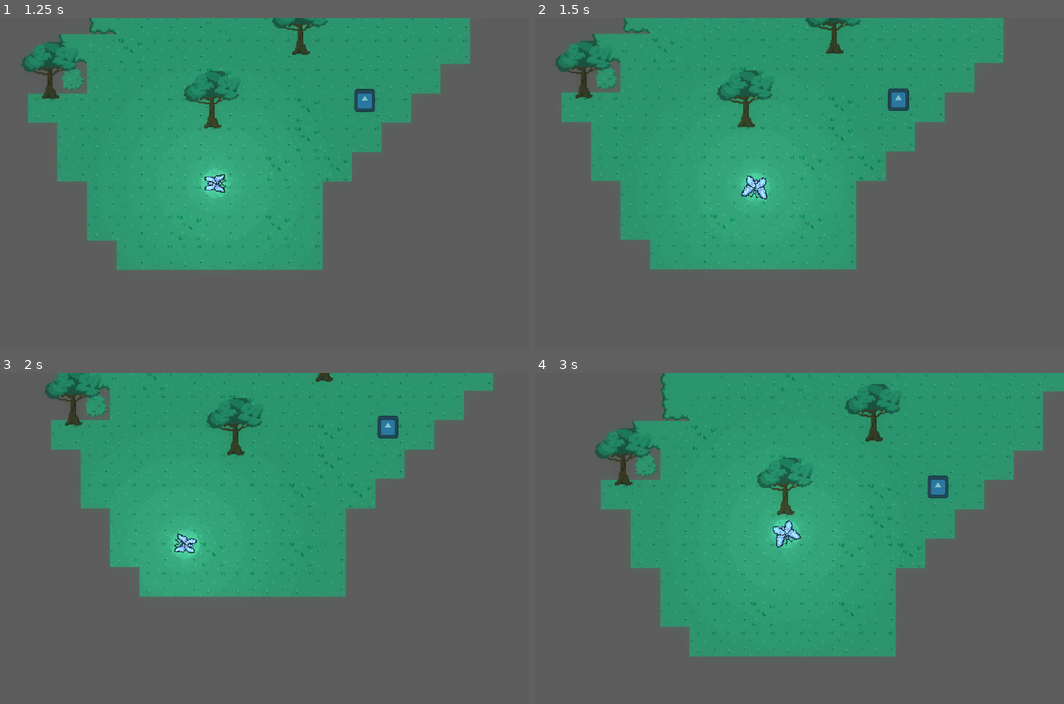
Above: before the commit, frames 1-4 (two rows, left to right).
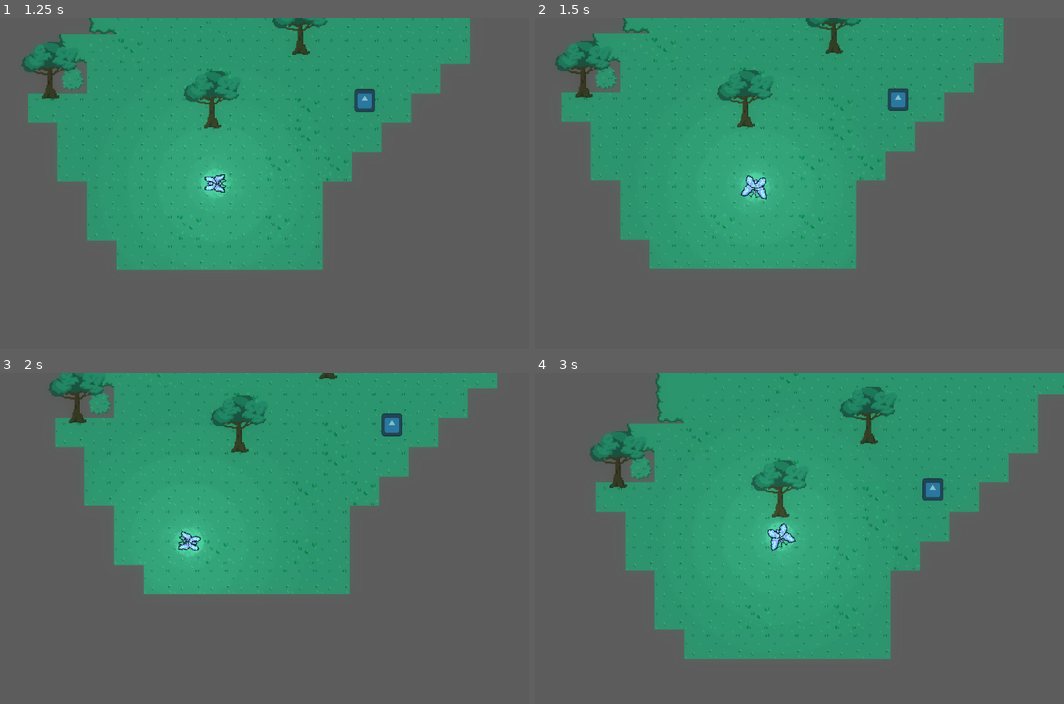
Above: after the commit, the same moments.

Repository: Zaiyai/ButterflyGame
Game: Godot game, scene res://level/world.tscn
The game is run twice, just before and just after one commit, with the same random seed, the same clock (stepped at 60 frames per second) and the same inputs. The engine's default icon, where the game draws it, is replaced by a stand-in: a white triangle on a blue panel in a dark square.
Inputs (mouse positions are in pixels of both pictures, inside the frame that each line leads up to):
- Up to frame 1 (1.25 s): tap Enter at 0.5 s; move the mouse to (365, 166) at 0.52 s; click (365, 166) at 0.6 s
- Up to frame 2 (1.5 s): tap Space at 1.25 s; move the mouse to (651, 200) at 1.27 s; click (651, 200) at 1.35 s
- Up to frame 3 (2 s): no input
- Up to frame 4 (3 s): move the mouse to (825, 465) at 2.02 s; click (825, 465) at 2.1 s; move the mouse to (741, 604) at 2.77 s; click (741, 604) at 2.85 s

Frame 1 is identical in both runs. In frame 2, 0.8% of the frame differs, in the area x 3-89%, y 0-76%; in frame 3, 4.5%; in frame 4, 6.5%, in the area x 10-100%, y 0-87%.

Commit message:
working animation to dialogue cutscenes

Diff:
--- a/cutscenes/cut_scene.gd
+++ b/cutscenes/cut_scene.gd
@@ -6,8 +6,16 @@
 
 var _type := Type.DIALOGUE
 var _dialogue_entries: DialogueEntry
+var can_end := false
+var cutscene_ongoing := false
 signal cutscene_switch
 signal cutscene_end
+signal cutscene_exit
+
+@onready var textLabel : Label = $Label
+@onready var timer : Timer = $Timer
+@onready var labelTimer : Timer = $Label/Timer
+@onready var animation : AnimationPlayer = $AnimationPlayer
 
 @export var type: Type:
 	get:
@@ -42,37 +50,35 @@
 		return true
 	return false
 
-func show_dialogue():
-	$dialogueFade.play("fade_in")
-func hide_dialogue():
-	$dialogueFade.play("fade_out")
-
 @onready var camera = get_parent().get_node("Player/Camera2D")
 
 func _on_body_entered(body: Node2D) -> void:
 	if body.is_in_group("player"):
 		if type == Type.DIALOGUE:
+			cutscene_ongoing = true
+			emit_signal("cutscene_switch", _dialogue_entries)
 
-			show_dialogue.call()
+			animation.play("fadeIn")
 
-			camera.zoom = Vector2.ONE
-			camera.global_position = _dialogue_entries.position
+			labelTimer.wait_time = _dialogue_entries.duration - 1.00
 
-			emit_signal("cutscene_switch")
-
-			var textLabel = Label.new()
-			add_child(textLabel)
 			textLabel.text = _dialogue_entries.text
 			textLabel.global_position = _dialogue_entries.position
 
-			var textduration = Timer.new()
-			add_child(textduration)
-			textduration.one_shot = true
-			textduration.wait_time = _dialogue_entries.duration
-			textduration.start()
+			timer.wait_time = _dialogue_entries.duration
+			timer.start()
 
-			if textduration.is_stopped() == true:
-				print("Timer has stopped")
-				if Input.is_action_just_pressed("left click"):
-					emit_signal("cutscene_end")
-					hide_dialogue.call()
+func _process(_delta: float) -> void:
+	if cutscene_ongoing and timer.is_stopped() and Input.is_action_just_pressed("left_click"):
+		cutscene_ongoing = false
+		emit_signal("cutscene_exit")
+
+func _on_timer_timeout() -> void:
+	emit_signal("cutscene_end")
+
+func _on_label_timer_timeout() -> void:
+	animation.play("fadeOut")
+
+func _on_animation_finished(anim_name: StringName) -> void:
+	if anim_name == "fadeIn":
+		labelTimer.start()
--- a/cutscenes/cut_scene.tscn
+++ b/cutscenes/cut_scene.tscn
@@ -1,11 +1,6 @@
 [gd_scene format=3 uid="uid://b4h18pbu8rv7n"]
 
 [ext_resource type="Script" uid="uid://b67d02l7pgkm3" path="res://cutscenes/cut_scene.gd" id="1_34lru"]
-[ext_resource type="Script" uid="uid://dc80ok1i611m0" path="res://cutscenes/dialogue_entry.gd" id="2_i6ikx"]
-
-[sub_resource type="Resource" id="Resource_bxpg1"]
-script = ExtResource("2_i6ikx")
-metadata/_custom_type_script = "uid://dc80ok1i611m0"
 
 [sub_resource type="CapsuleShape2D" id="CapsuleShape2D_fq6my"]
 radius = 55.061935
@@ -13,9 +8,63 @@
 
 [sub_resource type="LabelSettings" id="LabelSettings_i6ikx"]
 
+[sub_resource type="Animation" id="Animation_34lru"]
+length = 0.001
+tracks/0/type = "value"
+tracks/0/imported = false
+tracks/0/enabled = true
+tracks/0/path = NodePath("Label:modulate")
+tracks/0/interp = 1
+tracks/0/loop_wrap = true
+tracks/0/keys = {
+"times": PackedFloat32Array(0),
+"transitions": PackedFloat32Array(1),
+"update": 0,
+"values": [Color(1, 1, 1, 1)]
+}
+
+[sub_resource type="Animation" id="Animation_i6ikx"]
+resource_name = "fadeIn"
+length = 0.5
+tracks/0/type = "value"
+tracks/0/imported = false
+tracks/0/enabled = true
+tracks/0/path = NodePath("Label:modulate")
+tracks/0/interp = 1
+tracks/0/loop_wrap = true
+tracks/0/keys = {
+"times": PackedFloat32Array(0, 0.5),
+"transitions": PackedFloat32Array(1, 1),
+"update": 0,
+"values": [Color(1, 1, 1, 0), Color(1, 1, 1, 1)]
+}
+
+[sub_resource type="Animation" id="Animation_bxpg1"]
+resource_name = "fadeOut"
+length = 0.5
+tracks/0/type = "value"
+tracks/0/imported = false
+tracks/0/enabled = true
+tracks/0/path = NodePath("Label:modulate")
+tracks/0/interp = 1
+tracks/0/loop_wrap = true
+tracks/0/keys = {
+"times": PackedFloat32Array(0, 0.5),
+"transitions": PackedFloat32Array(1, 1),
+"update": 0,
+"values": [Color(1, 1, 1, 1), Color(1, 1, 1, 0)]
+}
+
+[sub_resource type="AnimationLibrary" id="AnimationLibrary_bxpg1"]
+_data = {
+&"RESET": SubResource("Animation_34lru"),
+&"fadeIn": SubResource("Animation_i6ikx"),
+&"fadeOut": SubResource("Animation_bxpg1")
+}
+
 [node name="CutScene" type="Area2D" unique_id=146410709]
 script = ExtResource("1_34lru")
-dialogue = SubResource("Resource_bxpg1")
+dialogue = null
 
 [node name="CollisionShape2D" type="CollisionShape2D" parent="." unique_id=1234230346]
 rotation = -1.567686
@@ -25,3 +74,16 @@
 offset_right = 40.0
 offset_bottom = 23.0
 label_settings = SubResource("LabelSettings_i6ikx")
+
+[node name="Timer" type="Timer" parent="Label" unique_id=1504997194]
+one_shot = true
+
+[node name="Timer" type="Timer" parent="." unique_id=828164994]
+one_shot = true
+
+[node name="AnimationPlayer" type="AnimationPlayer" parent="." unique_id=345054297]
+libraries/ = SubResource("AnimationLibrary_bxpg1")
+
+[connection signal="timeout" from="Label/Timer" to="." method="_on_label_timer_timeout"]
+[connection signal="timeout" from="Timer" to="." method="_on_timer_timeout"]
+[connection signal="animation_finished" from="AnimationPlayer" to="." method="_on_animation_finished"]
--- a/cutscenes/dialogue_entry.gd
+++ b/cutscenes/dialogue_entry.gd
@@ -3,4 +3,4 @@
 
 @export var text: String
 @export var position: Vector2
-@export var duration: int = 1
+@export var duration: float = 1.00
--- a/level/world.tscn
+++ b/level/world.tscn
@@ -360,58 +360,6 @@
 duration = 2
 metadata/_custom_type_script = "uid://dc80ok1i611m0"
 
-[sub_resource type="Animation" id="Animation_njrq0"]
-length = 0.001
-tracks/0/type = "value"
-tracks/0/imported = false
-tracks/0/enabled = true
-tracks/0/path = NodePath("CutScene:modulate")
-tracks/0/interp = 1
-tracks/0/loop_wrap = true
-tracks/0/keys = {
-"times": PackedFloat32Array(0),
-"transitions": PackedFloat32Array(1),
-"update": 0,
-"values": [Color(1, 1, 1, 1)]
-}
-
-[sub_resource type="Animation" id="Animation_1jcqx"]
-resource_name = "fade_in"
-tracks/0/type = "value"
-tracks/0/imported = false
-tracks/0/enabled = true
-tracks/0/path = NodePath("CutScene:modulate")
-tracks/0/interp = 1
-tracks/0/loop_wrap = true
-tracks/0/keys = {
-"times": PackedFloat32Array(0, 0.5),
-"transitions": PackedFloat32Array(1, 1),
-"update": 0,
-"values": [Color(1, 1, 1, 0), Color(1, 1, 1, 1)]
-}
-
-[sub_resource type="Animation" id="Animation_kbmj6"]
-resource_name = "fade_out"
-tracks/0/type = "value"
-tracks/0/imported = false
-tracks/0/enabled = true
-tracks/0/path = NodePath("CutScene:modulate")
-tracks/0/interp = 1
-tracks/0/loop_wrap = true
-tracks/0/keys = {
-"times": PackedFloat32Array(0, 0.5),
-"transitions": PackedFloat32Array(1, 1),
-"update": 0,
-"values": [Color(1, 1, 1, 1), Color(1, 1, 1, 0)]
-}
-
-[sub_resource type="AnimationLibrary" id="AnimationLibrary_y8oei"]
-_data = {
-&"RESET": SubResource("Animation_njrq0"),
-&"fade_in": SubResource("Animation_1jcqx"),
-&"fade_out": SubResource("Animation_kbmj6")
-}
-
 [node name="World" type="Node2D" unique_id=1756987506]
 position = Vector2(3, -3)
 
@@ -461,12 +409,9 @@
 position = Vector2(568, -271)
 dialogue = SubResource("Resource_1jcqx")
 
-[node name="dialogueFade" type="AnimationPlayer" parent="CutScene" unique_id=1139218520]
-root_node = NodePath("../..")
-libraries/ = SubResource("AnimationLibrary_y8oei")
-
 [connection signal="body_entered" from="cameraZoomArea" to="Player" method="_on_camera_zoom_area_body_entered"]
 [connection signal="body_exited" from="cameraZoomArea" to="Player" method="_on_camera_zoom_area_body_exited"]
 [connection signal="body_entered" from="CutScene" to="CutScene" method="_on_body_entered"]
-[connection signal="cutscene_end" from="CutScene" to="Player" method="_on_cut_scene_cutscene_end"]
-[connection signal="cutscene_switch" from="CutScene" to="Player" method="_on_cut_scene_cutscene_switch"]
+[connection signal="cutscene_end" from="CutScene" to="Player" method="_on_cut_scene_end"]
+[connection signal="cutscene_exit" from="CutScene" to="Player" method="_on_cut_scene_exit"]
+[connection signal="cutscene_switch" from="CutScene" to="Player" method="_on_cut_scene_switch"]
--- a/player/player.gd
+++ b/player/player.gd
@@ -23,17 +23,27 @@
 @onready var animation_tree = $AnimationTree
 @onready var state_machine = animation_tree.get("parameters/playback")
 
-# Tilemap layer
+# Children
 @onready var grassLayer : TileMapLayer = get_parent().get_node("Grass")
+@onready var camera : Camera2D = $Camera2D
+@onready var camera_label : Label = $Camera2D/Label
 
 var can_move: bool = true
 
 #Cutscene check
-func _on_cut_scene_cutscene_end() -> void:
-	can_move = can_move
+func _on_cut_scene_end() -> void:
+	camera_label.visible = true
 
-func _on_cut_scene_cutscene_switch() -> void:
-	can_move = !can_move
+func _on_cut_scene_exit() -> void:
+	camera_label.visible = false
+	can_move = true
+	camera.zoom = zoomDefault
+	camera.position = Vector2.ZERO
+
+func _on_cut_scene_switch(dialogueEntry: DialogueEntry) -> void:
+	can_move = false
+	camera.zoom = Vector2.ONE
+	camera.global_position = dialogueEntry.position
 
 # Mouse Position Check
 func _ready():
@@ -42,42 +52,44 @@
 func _physics_process(delta):
 	var forwardFace: Vector2 = Vector2.RIGHT.rotated(rotation)
 
-#Player Control
-	if can_move:
-		# Mouse Position Check and Turn
-		if Input.is_action_just_pressed("left click"):
-			var initialClickPosition = get_global_mouse_position()
+	# Mouse Position Check and Turn
+	if can_move and Input.is_action_just_pressed("left_click"):
+		var initialClickPosition = get_global_mouse_position()
 
-			# If click is inside tilemap
-			if grassLayer.get_cell_source_id(grassLayer.local_to_map(initialClickPosition)) != -1:
-				clickPosition = initialClickPosition
-				clickTargetRot = global_position.angle_to_point(clickPosition)
-				closeClick = false
+		# If click is inside tilemap
+		if grassLayer.get_cell_source_id(grassLayer.local_to_map(initialClickPosition)) != -1:
+			clickPosition = initialClickPosition
+			clickTargetRot = global_position.angle_to_point(clickPosition)
+			closeClick = false
 
-				if position.distance_to(clickPosition) <= 35:
-					closeClick = true
+			if position.distance_to(clickPosition) <= 35:
+				closeClick = true
 
-		# Player Move
-		if not closeClick:
-			if position.distance_to(clickPosition) > 25:
-					var desired_angle = global_position.angle_to_point(clickPosition)
-					rotation = lerp_angle(rotation, desired_angle, rotationSpeed * delta)
-					velocity = velocity.move_toward(forwardFace * speed, acceleration * delta)
-			else:
-				velocity = velocity.move_toward(Vector2.ZERO, friction * delta)
-		else: # If close click
-			if position.distance_to(clickPosition) > 5:
-				velocity = velocity.move_toward(position.direction_to(clickPosition) * speed, (acceleration * delta)/3)
-			else:
-				velocity = velocity.move_toward(Vector2.ZERO, friction * delta)
+	# Player Move
+	if not closeClick:
+		if position.distance_to(clickPosition) > 25:
+				var desired_angle = global_position.angle_to_point(clickPosition)
+				rotation = lerp_angle(rotation, desired_angle, rotationSpeed * delta)
+				velocity = velocity.move_toward(forwardFace * speed, acceleration * delta)
+		else:
+			velocity = velocity.move_toward(Vector2.ZERO, friction * delta)
 
-		move_and_slide()
+	else: # If close click
+		if position.distance_to(clickPosition) > 5:
+			velocity = velocity.move_toward(position.direction_to(clickPosition) * speed, (acceleration * delta)/3)
+		else:
+			velocity = velocity.move_toward(Vector2.ZERO, friction * delta)
 
-# Camera Zoom Controller
+	move_and_slide()
+
+	# Camera Zoom Controller
 	if playerInArea:
-		$Camera2D.zoom = $Camera2D.zoom.lerp(zoomOut, zoomOutSpd * delta)
+		camera.zoom = camera.zoom.lerp(zoomOut, zoomOutSpd * delta)
 	else:
-		$Camera2D.zoom = $Camera2D.zoom.lerp(zoomDefault, zoomDefSpd * delta)
+		camera.zoom = camera.zoom.lerp(zoomDefault, zoomDefSpd * delta)
+
+	if camera_label.visible:
+		camera_label.position = camera.global_position - Vector2(100, -100)
 
 # Camera Zoom Area Checker
 func _on_camera_zoom_area_body_entered(_body: Node2D) -> void:
--- a/player/player.tscn
+++ b/player/player.tscn
@@ -75,16 +75,6 @@
 texture = ExtResource("2_rkbax")
 hframes = 6
 
-[node name="Camera2D" type="Camera2D" parent="." unique_id=2144695653]
-offset = Vector2(20, 0)
-zoom = Vector2(1.8, 1.8)
-position_smoothing_enabled = true
-position_smoothing_speed = 4.0
-drag_left_margin = 0.05
-drag_top_margin = 0.08
-drag_right_margin = 0.05
-drag_bottom_margin = 0.08
-
 [node name="AnimationPlayer" type="AnimationPlayer" parent="." unique_id=2121973431]
 libraries/ = SubResource("AnimationLibrary_qjkh3")
 
@@ -98,3 +88,17 @@
 [node name="PointLight2D" type="PointLight2D" parent="." unique_id=637038058]
 color = Color(1, 1, 1, 0.38431373)
 texture = ExtResource("3_g1dw6")
+
+[node name="Camera2D" type="Camera2D" parent="." unique_id=592233097]
+offset = Vector2(20, 0)
+zoom = Vector2(1.8, 1.8)
+position_smoothing_enabled = true
+
+[node name="Label" type="Label" parent="Camera2D" unique_id=354439759]
+visible = false
+top_level = true
+offset_left = -95.0
+offset_top = 151.0
+offset_right = 119.0
+offset_bottom = 174.0
+text = "Click Anywhere to Continue"
--- a/project.godot
+++ b/project.godot
@@ -49,14 +49,14 @@
 "events": [Object(InputEventKey,"resource_local_to_scene":false,"resource_name":"","device":-1,"window_id":0,"alt_press …(192 unchanged characters)…
 ]
 }
-"left click"={
-"deadzone": 0.2,
-"events": [Object(InputEventMouseButton,"resource_local_to_scene":false,"resource_name":"","device":-1,"window_id":0,"alt_pressed":false,"shift_pressed":false,"ctrl_pressed":false,"meta_pressed":false,"button_mask":1,"position":Vector2(225, 13),"global_position":Vector2(234, 61),"factor":1.0,"button_index":1,"canceled":false,"pressed":true,"double_click":false,"script":null)
-]
-}
 interact={
 "deadzone": 0.2,
 "events": [Object(InputEventKey,"resource_local_to_scene":false,"resource_name":"","device":-1,"window_id":0,"alt_press …(192 unchanged characters)…
+]
+}
+left_click={
+"deadzone": 0.2,
+"events": [Object(InputEventMouseButton,"resource_local_to_scene":false,"resource_name":"","device":-1,"window_id":0,"alt_pressed":false,"shift_pressed":false,"ctrl_pressed":false,"meta_pressed":false,"button_mask":0,"position":Vector2(0, 0),"global_position":Vector2(0, 0),"factor":1.0,"button_index":1,"canceled":false,"pressed":false,"double_click":false,"script":null)
 ]
 }
 
Not shown: 1 places in level/world.tscn that only renumber resources
